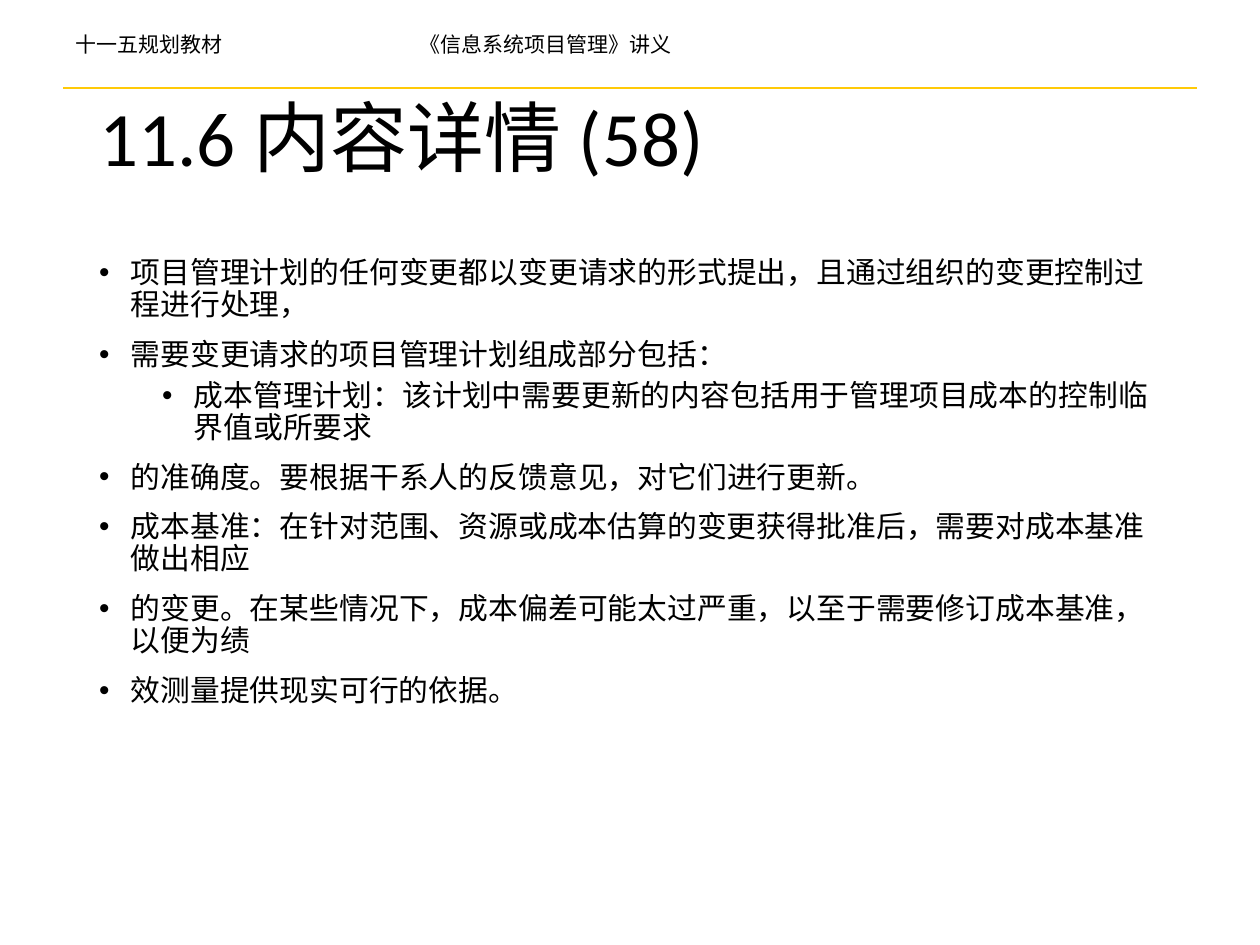
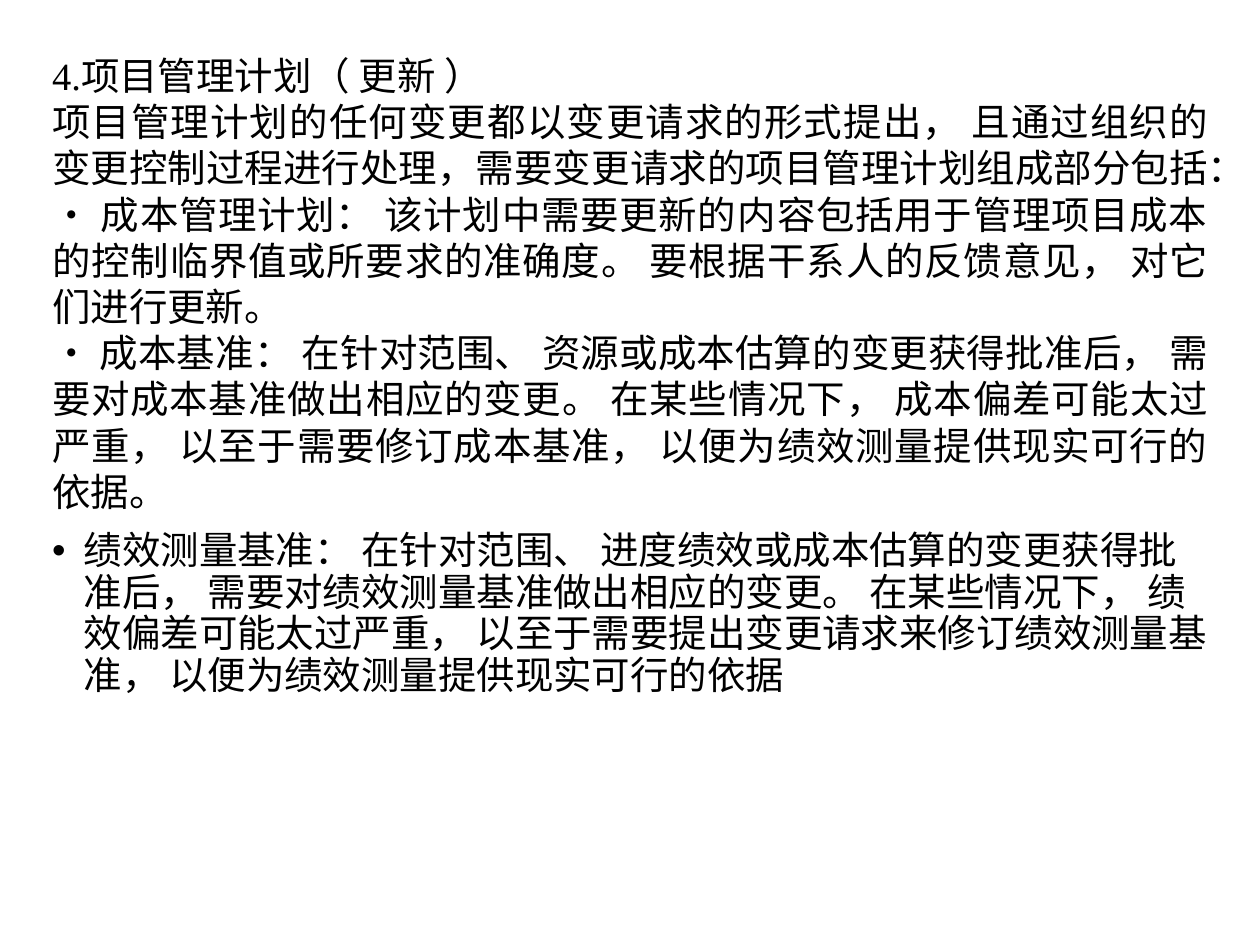
Before and after one commit to yanghui58/project_manager, a slide deck: slide 58 of 第5章 项目成本管理-yh.pptx (slide 104 before the commit). Drawn at 1260x945 pixels with LibreOffice and Linux fonts; fonts in the diff are those of the drawing; background and template pictures are left out. Boxes give left, top, right and bottom in pixels: in the first picture for what was removed or moved away, otherwise in the second. Text is boxed around its words. In the diff, an @@ line names an element or a change of style, - is before the commit and + after.

Commit message:
对项目成本管理进行了更新

```diff
--- a/第5章 项目成本管理-yh.pptx
+++ b/第5章 项目成本管理-yh.pptx
@@ text at box(52, 57, 1246, 693): text changed; size 17 to 22 pt; font Calibri to Times New Roman @@
-• 项目管理计划的任何变更都以变更请求的形式提出，且通过组织的变更控制过程进行处理，
-• 需要变更请求的项目管理计划组成部分包括：
-  • 成本管理计划：该计划中需要更新的内容包括用于管理项目成本的控制临界值或所要求
-• 的准确度。要根据干系人的反馈意见，对它们进行更新。
-• 成本基准：在针对范围、资源或成本估算的变更获得批准后，需要对成本基准做出相应
-• 的变更。在某些情况下，成本偏差可能太过严重，以至于需要修订成本基准，以便为绩
-• 效测量提供现实可行的依据。
+4.项目管理计划（ 更新 ）
+项目管理计划的任何变更都以变更请求的形式提出， 且通过组织的变更控制过程进行处理，需要变更请求的项目管理计划组成部分包括：
+• 成本管理计划： 该计划中需要更新的内容包括用于管理项目成本的控制临界值或所要求的准确度。 要根据干系人的反馈意见， 对它们进行更新。
+• 成本基准： 在针对范围、 资源或成本估算的变更获得批准后， 需要对成本基准做出相应的变更。 在某些情况下， 成本偏差可能太过严重， 以至于需要修订成本基准， 以便为绩效测量提供现实可行的依据。
+• 绩效测量基准： 在针对范围、 进度绩效或成本估算的变更获得批准后， 需要对绩效测量基准做出相应的变更。 在某些情况下， 绩效偏差可能太过严重， 以至于需要提出变更请求来修订绩效测量基准， 以便为绩效测量提供现实可行的依据
@@ text removed at box(75, 34, 672, 54) @@
-十一五规划教材 《信息系统项目管理》讲义
@@ line removed from (63, 88) to (1197, 88) @@
@@ title removed at box(99, 88, 704, 177) @@
-11.6 内容详情 (58)
```
Also in this commit, not shown: 40 other slides changed, 11 slides added, 59 slides removed.
